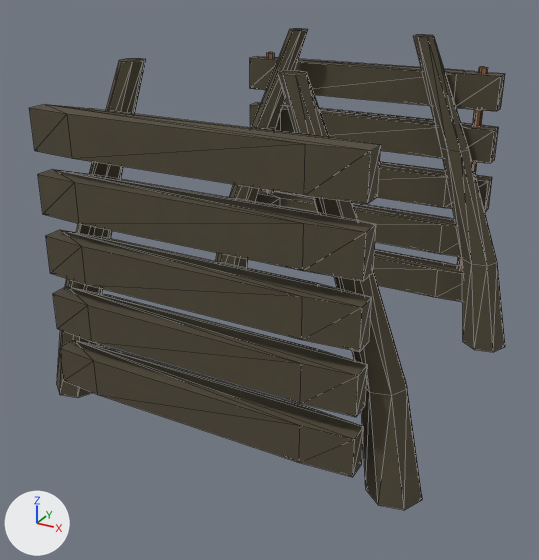
One commit to the glTF model godot/biomes/expansion/art/rootfall-root-archive-0.glb: the scene before it, then after it.
Camera for both pictures: a 50 mm lens placed at (0.805, -1.594, 1.058), pointed at (-0.024, -0.085, 0.304). Lighting does not change. The marker at lower left points along +X, +Y and +Z. The older version comes first. Mesh edges are drawn as thin lines. Vertices at exactly the same position are counted once.

In view in the first picture: 'rootfall-root-archive_LOD0'.
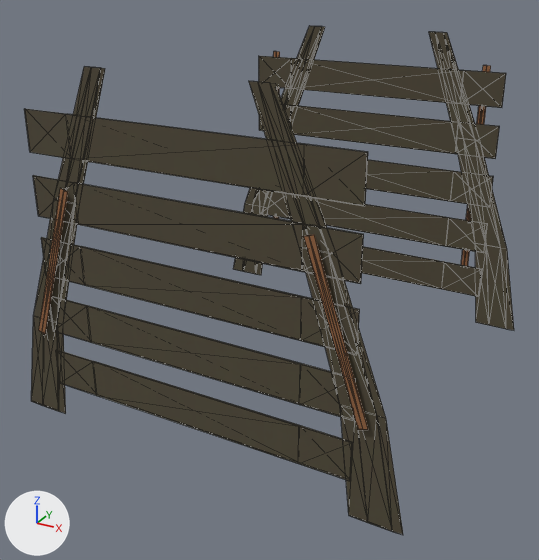
Location of each change, [x1, y1, x2, y2] in pixels of the pictures (539 x 560 px; the box of a moved part takes in the faces that stretch with it):
'rootfall-root-archive_LOD0', reshaped
    before: [29, 29, 505, 510]
    after: [24, 26, 514, 535]
part 1 of me_root_buttress__1__0_001, moved or reshaped
    before: [216, 29, 308, 268]
    after: [233, 26, 325, 275]
part 2 of me_root_buttress__1__0_001, moved or reshaped
    before: [57, 59, 146, 398]
    after: [31, 67, 105, 413]
part 3 of me_root_buttress__1__0_001, moved or reshaped
    before: [414, 35, 505, 352]
    after: [429, 32, 514, 330]
part 4 of me_root_buttress__1__0_001, moved or reshaped
    before: [278, 71, 422, 510]
    after: [249, 81, 403, 535]
part 5 of me_root_buttress__1__0_001, moved or reshaped
    before: [330, 249, 463, 302]
    after: [362, 247, 482, 297]
part 6 of me_root_buttress__1__0_001, moved or reshaped
    before: [256, 189, 462, 257]
    after: [260, 190, 484, 253]
part 7 of me_root_buttress__1__0_001, moved or reshaped
    before: [377, 162, 492, 212]
    after: [366, 160, 494, 207]
part 8 of me_root_buttress__1__0_001, moved or reshaped
    before: [250, 103, 499, 164]
    after: [259, 104, 500, 159]
part 9 of me_root_buttress__1__0_001, moved or reshaped
    before: [250, 56, 505, 111]
    after: [259, 56, 506, 108]
part 10 of me_root_buttress__1__0_001, moved or reshaped
    before: [60, 340, 364, 477]
    after: [57, 351, 352, 481]
part 11 of me_root_buttress__1__0_001, moved or reshaped
    before: [53, 287, 368, 417]
    after: [52, 297, 352, 420]
part 12 of me_root_buttress__1__0_001, moved or reshaped
    before: [46, 230, 372, 352]
    after: [41, 237, 360, 355]
part 13 of me_root_buttress__1__0_001, moved or reshaped
    before: [38, 169, 376, 281]
    after: [33, 175, 364, 284]
part 14 of me_root_buttress__1__0_001, moved or reshaped
    before: [29, 104, 381, 204]
    after: [24, 109, 368, 206]
part 15 of me_root_buttress__1__0_001, moved or reshaped (not visible before)
    after: [39, 188, 68, 335]
part 16 of me_root_buttress__1__0_001, moved or reshaped (not visible before)
    after: [304, 235, 368, 430]
part 17 of me_root_buttress__1__0_001, moved or reshaped
    before: [267, 52, 275, 193]
    after: [273, 51, 280, 219]
part 18 of me_root_buttress__1__0_001, moved or reshaped
    before: [457, 67, 488, 270]
    after: [461, 65, 491, 266]

What changed in the scene script:
```text
Change me_root_buttress__1__0_001:
    remove me_root_buttress__1__0_001.from_pydata(...)  # 344 vertices, 608 faces; spans x -0.484..0.49, y -0.482..0.482, z 0.03..0.86
    add me_root_buttress__1__0_001.from_pydata(...)  # 344 vertices, 608 faces; spans x -0.484..0.49, y -0.498..0.498, z 0.03..0.86
    me_root_buttress__1__0_001 part 1: the loose piece of 28 vertices spanning x -0.484..-0.153, y 0.312..0.428, z 0.03..0.86 is scaled about its middle by (1, -0.0342, 1), then moved by (0.0, 0.115, 0.0)
    me_root_buttress__1__0_001 part 2: the loose piece of 28 vertices spanning x -0.484..-0.153, y -0.428..-0.312, z 0.03..0.86 is scaled about its middle by (1, 0.0342, 1), then moved by (0.0, -0.115, 0.0)
    me_root_buttress__1__0_001 part 3: the loose piece of 28 vertices spanning x 0.156..0.49, y 0.312..0.428, z 0.03..0.86 is scaled about its middle by (1, -0.0342, 1), then moved by (0.0, 0.115, 0.0)
    me_root_buttress__1__0_001 part 4: the loose piece of 28 vertices spanning x 0.156..0.49, y -0.428..-0.312, z 0.03..0.86 is scaled about its middle by (1, 0.0342, 1), then moved by (0.0, -0.115, 0.0)
    me_root_buttress__1__0_001 part 5: the loose piece of 16 vertices spanning x -0.375..0.375, y 0.417..0.482, z 0.115..0.205 is scaled about its middle by (1, -0.06, 1), then moved by (0.0, 0.035, 0.0)
    me_root_buttress__1__0_001 part 6: the loose piece of 16 vertices spanning x -0.375..0.375, y 0.417..0.482, z 0.255..0.345 is scaled about its middle by (1, -0.06, 1), then moved by (0.0, 0.035, 0.0)
    me_root_buttress__1__0_001 part 7: the loose piece of 16 vertices spanning x -0.375..0.375, y 0.417..0.482, z 0.395..0.485 is scaled about its middle by (1, -0.06, 1), then moved by (0.0, 0.035, 0.0)
    me_root_buttress__1__0_001 part 8: the loose piece of 16 vertices spanning x -0.375..0.375, y 0.417..0.482, z 0.535..0.625 is scaled about its middle by (1, -0.06, 1), then moved by (0.0, 0.035, 0.0)
    me_root_buttress__1__0_001 part 9: the loose piece of 16 vertices spanning x -0.375..0.375, y 0.417..0.482, z 0.675..0.765 is scaled about its middle by (1, -0.06, 1), then moved by (0.0, 0.035, 0.0)
    me_root_buttress__1__0_001 part 10: the loose piece of 16 vertices spanning x -0.375..0.375, y -0.482..-0.417, z 0.115..0.205 is scaled about its middle by (1, 0.06, 1), then moved by (0.0, -0.035, 0.0)
    me_root_buttress__1__0_001 part 11: the loose piece of 16 vertices spanning x -0.375..0.375, y -0.482..-0.417, z 0.255..0.345 is scaled about its middle by (1, 0.06, 1), then moved by (0.0, -0.035, 0.0)
    me_root_buttress__1__0_001 part 12: the loose piece of 16 vertices spanning x -0.375..0.375, y -0.482..-0.417, z 0.395..0.485 is scaled about its middle by (1, 0.06, 1), then moved by (0.0, -0.035, 0.0)
    me_root_buttress__1__0_001 part 13: the loose piece of 16 vertices spanning x -0.375..0.375, y -0.482..-0.417, z 0.535..0.625 is scaled about its middle by (1, 0.06, 1), then moved by (0.0, -0.035, 0.0)
    me_root_buttress__1__0_001 part 14: the loose piece of 16 vertices spanning x -0.375..0.375, y -0.482..-0.417, z 0.675..0.765 is scaled about its middle by (1, 0.06, 1), then moved by (0.0, -0.035, 0.0)
    me_root_buttress__1__0_001 part 15: the loose piece of 12 vertices spanning x -0.41..-0.27, y -0.382..-0.358, z 0.247..0.613 is scaled about its middle by (1, 0.06, 1), then moved by (0.0, -0.127, 0.0)
    me_root_buttress__1__0_001 part 16: the loose piece of 12 vertices spanning x 0.27..0.41, y -0.382..-0.358, z 0.247..0.613 is scaled about its middle by (1, 0.06, 1), then moved by (0.0, -0.127, 0.0)
    me_root_buttress__1__0_001 part 17: the loose piece of 12 vertices spanning x -0.33..-0.31, y 0.448..0.472, z 0.15..0.78 is scaled about its middle by (1, -0.06, 1), then moved by (0.0, 0.037, 0.0)
    me_root_buttress__1__0_001 part 18: the loose piece of 12 vertices spanning x 0.31..0.33, y 0.448..0.472, z 0.15..0.78 is scaled about its middle by (1, -0.06, 1), then moved by (0.0, 0.037, 0.0)
    other edits to the shape of me_root_buttress__1__0_001 do not show in these pictures
```
